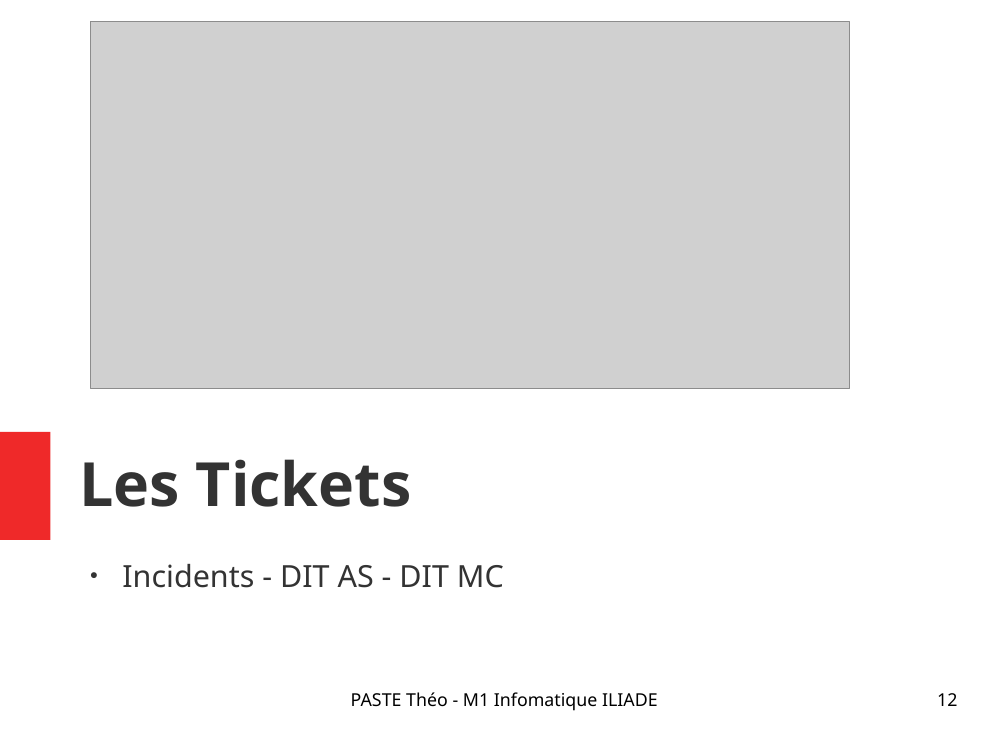
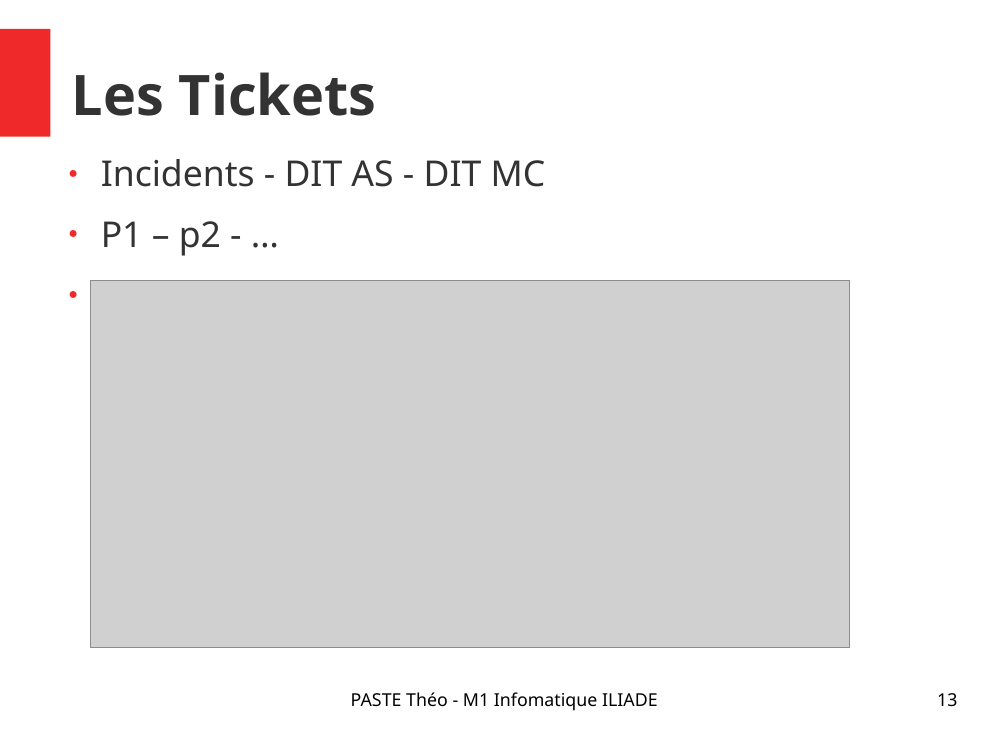
Before and after one commit to Narrateur/Rapport_de_Stage_M1, a slide deck: slide 13 of .gitbook/assets/Presentation_PASTE_Theo.odp (slide 12 before the commit). Drawn at 1008x756 pixels with LibreOffice and Linux fonts; fonts in the diff are those of the drawing; grey boxes stand for pictures. Boxes give left, top, right and bottom in pixels: in the first picture for what was removed or moved away, otherwise in the second. Text is boxed around its words. In the diff, an @@ line names an element or a change of style, - is before the commit and + after.

```diff
--- a/.gitbook/assets/Presentation_PASTE_Theo.odp
+++ b/.gitbook/assets/Presentation_PASTE_Theo.odp
@@ rectangle: place and size @@
-rectangle at bbox=[0, 432, 50, 540]
+rectangle at bbox=[0, 28, 50, 136]
@@ title "Les Tickets": place and size @@
-title "Les Tickets" at bbox=[79, 459, 412, 507]
+title "Les Tickets" at bbox=[72, 72, 377, 116]
@@ title "Les Tickets" at bbox=[72, 72, 377, 116]: size 48 to 44 pt @@
@@ text "Incidents - DIT AS - ...": place and size @@
-text "Incidents - DIT AS - ..." at bbox=[122, 564, 504, 588]
+text "Incidents - DIT AS - ..." at bbox=[101, 159, 546, 281]
@@ text at bbox=[101, 159, 546, 187]: size 24 to 28 pt in "Incidents - DIT AS - DIT MC"; less space between paragraphs; bullet colour #333333 to #EF2929 @@
@@ text at bbox=[101, 221, 395, 281]: paragraphs added @@
+● P1 – p2 - …
+● Cycle de vie (logs)
@@ picture: place and size @@
-picture at bbox=[91, 22, 850, 390]
+picture at bbox=[91, 281, 850, 649]
@@ page number at bbox=[937, 693, 957, 707]: text changed @@
-12
+13
```
Also in this commit, not shown: 12 other slides changed, 1 slide added, 2 other files.
